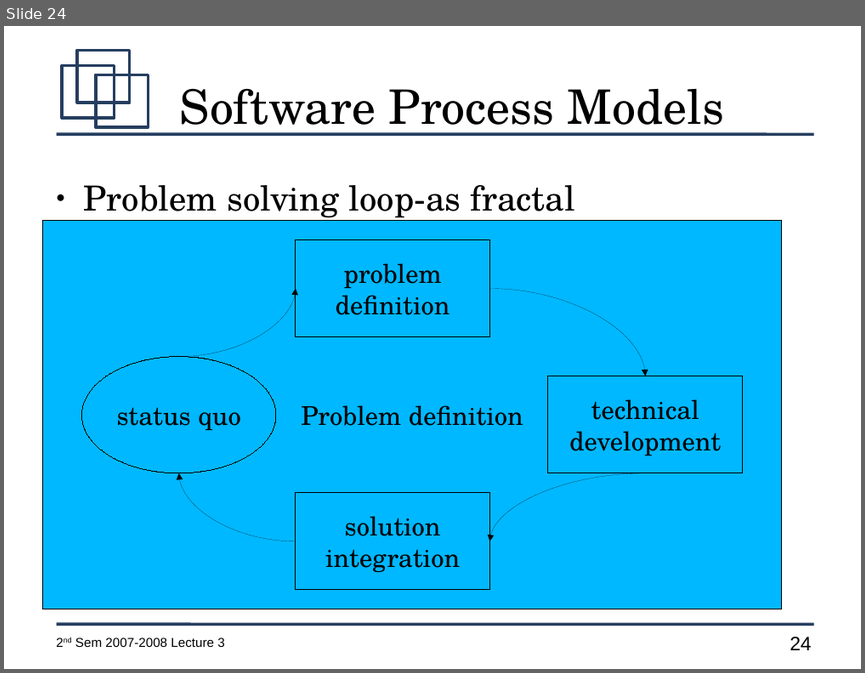
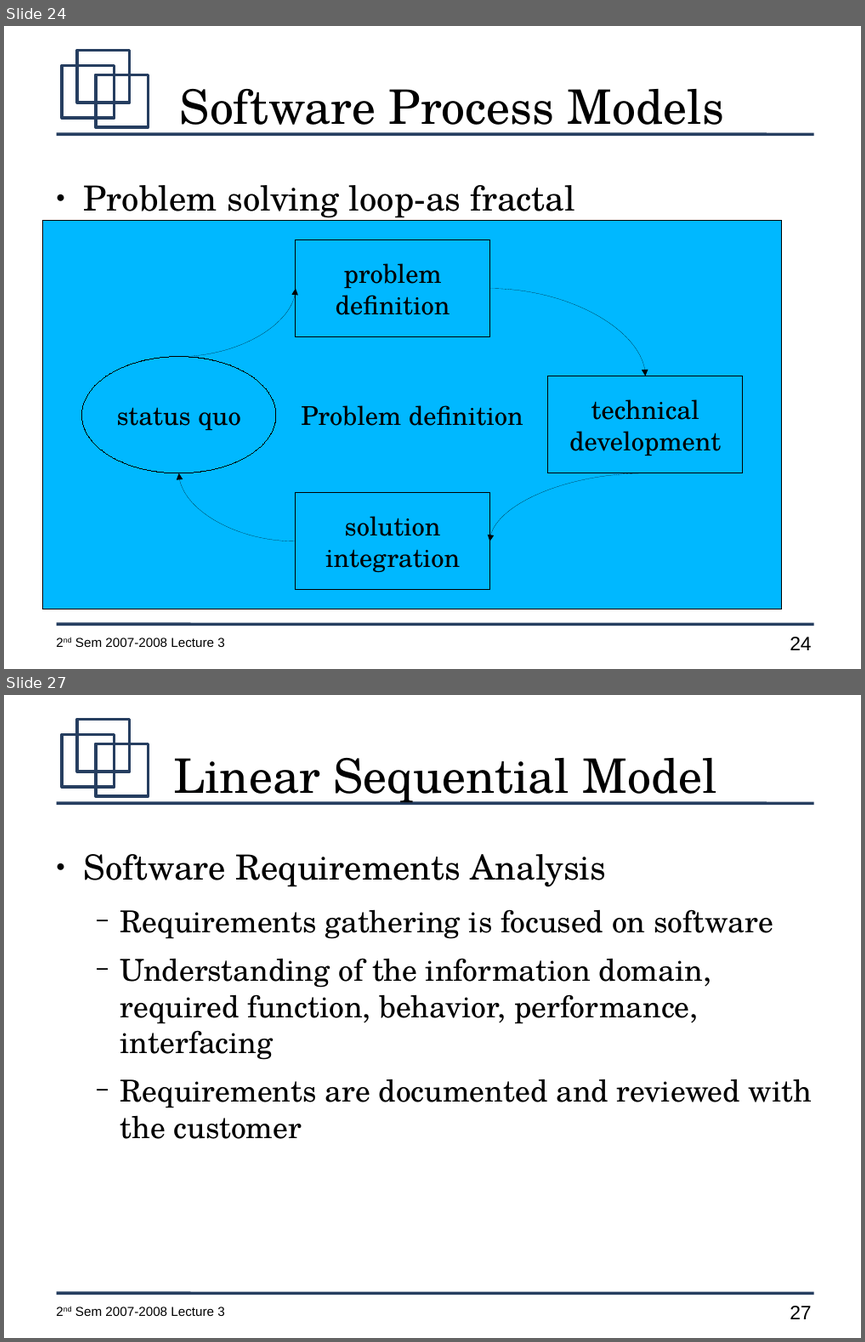
Before and after one commit to jachermocilla/jach-homepage, a slide deck: CMSC128-2nd-Sem-2007-L3.odp. Shown one above the other, each under a label of ours: slide 24 before the commit, slides 24 and 27 after it; the slides between them are not shown. The pictures are 865x673 and 865x1342 pixels, drawn with LibreOffice and Linux fonts; fonts in the diff are those of the drawing. Boxes give left, top, right and bottom in pixels: in the first picture for what was removed or moved away, otherwise in the second. Text is boxed around its words. In the diff, an @@ line names an element or a change of style, - is before the commit and + after.

```diff
--- a/CMSC128-2nd-Sem-2007-L3.odp
+++ b/CMSC128-2nd-Sem-2007-L3.odp
@@ slide 27 added at (x1=4, y1=695, x2=861, y2=1338), background #FFFFFF; not listed: 7 template elements that a slide beside it also shows @@
@@ title added at (x1=173, y1=758, x2=717, y2=805), 44 pt, text #000000 @@
+Linear Sequential Model
@@ text added at (x1=84, y1=854, x2=812, y2=1139), 28 pt, text #000000 @@
+● Software Requirements Analysis
+  − Requirements gathering is focused on software
+  − Understanding of the information domain, required function, behavior, performance, interfacing
+  − Requirements are documented and reviewed with the customer
```
Also in this commit, not shown: 5 other slides added.
